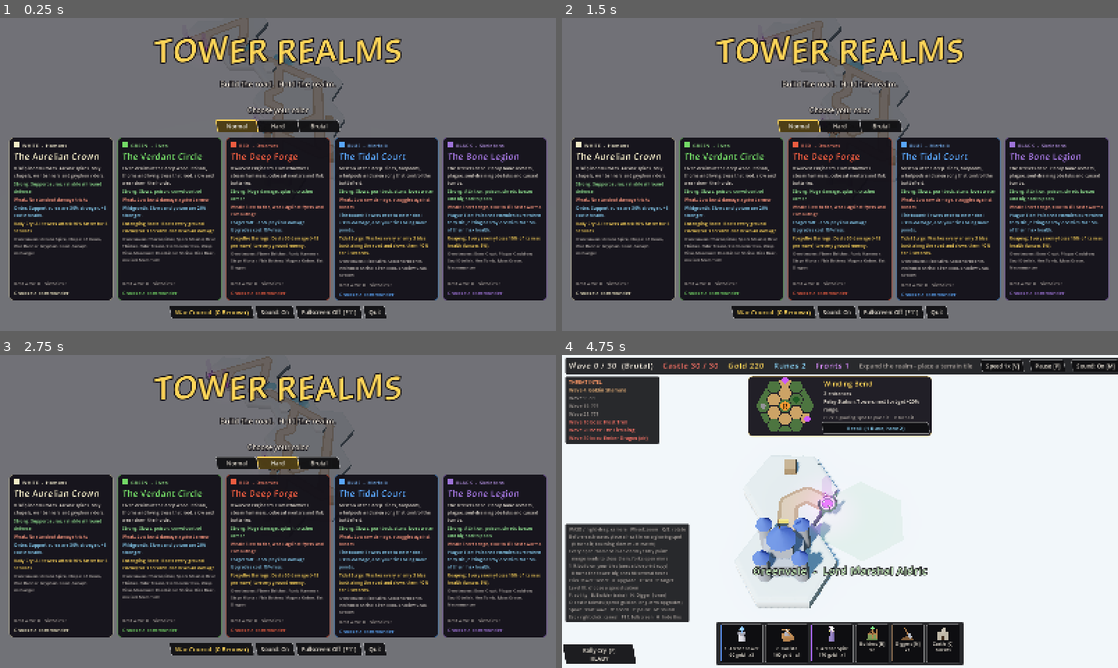
Above: before the commit, frames 1-4 (two rows, left to right).
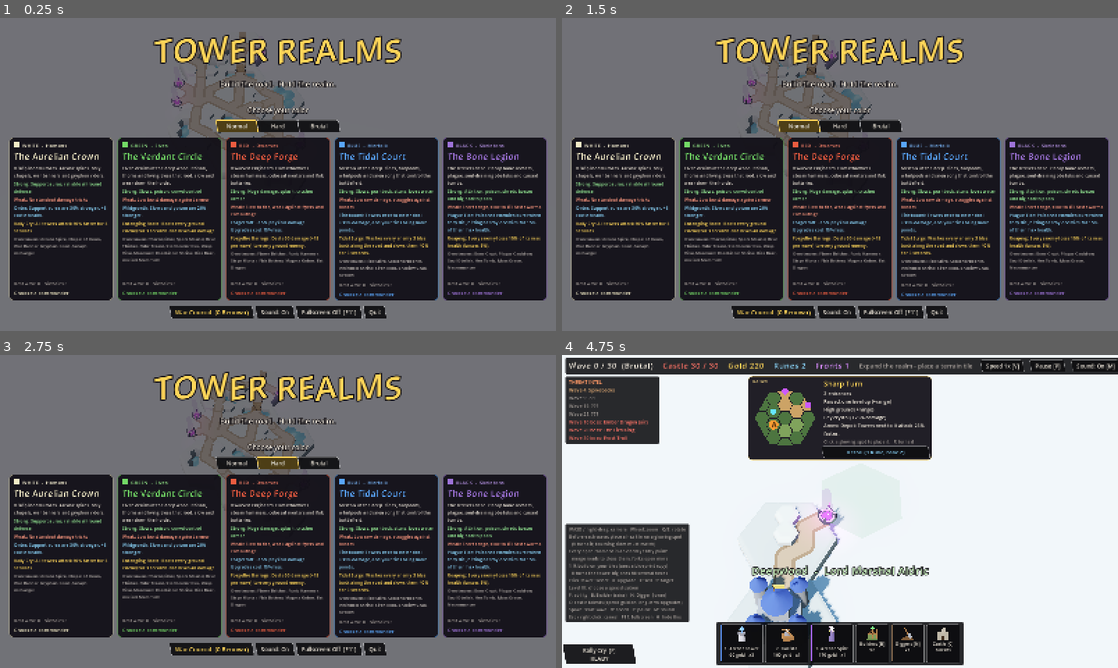
Above: after the commit, the same moments.

Repository: munkeemann/Tower_Defense
Game: Godot game, scene res://scenes/main.tscn
The game is run twice, just before and just after one commit, with the same random seed, the same clock (stepped at 60 frames per second) and the same inputs.
Inputs (mouse positions are in pixels of both pictures, inside the frame that each line leads up to):
- Up to frame 1 (0.25 s): no input
- Up to frame 2 (1.5 s): click "Normal" at 0.5 s; click "Normal" at 1.25 s
- Up to frame 3 (2.75 s): click "Hard" at 2 s
- Up to frame 4 (4.75 s): click "Brutal" at 2.75 s; click (623, 555) at 3.52 s; click (701, 524) at 4.27 s

The runs differ from the first frame. In frame 1, 2.7% of the frame differs, in the area x 30-62%, y 0-47%; in frame 2, 2.5%; in frame 3, 2.5%; in frame 4, 11%, in the area x 4-67%, y 7-100%.

Commit message:
Map: clean beach ring, 3 levels of height, bridges only on straight roads
- The shore is one even ring of beach hexes in the palette's lightest sand
  (UVs pinned to the pack's sand) instead of best-fit coast tiles, which
  didn't line up hex to hex and looked ragged.
- Seams only match the shared half hexes; a tile keeps its own height
  everywhere else (the whole edge ring used to copy its neighbors, which
  on 3-per-edge tiles was most of the tile). Tiles rise or dip more often
  and raised patches are common again, across 3 levels (0-2).
- Ponds only cross a road where it runs straight, so every crossing is one
  whole bridge.
- tools/snap.gd honors material UV scale/offset.

Co-Authored-By: Claude Opus 5.5 <noreply@anthropic.com>

Diff:
--- a/scripts/board.gd
+++ b/scripts/board.gd
@@ -58,7 +58,8 @@
 const KK_SHORE := ["hills_A_trees", "hills_B_trees", "hills_C_trees", "hills_A", "hills_B_trees", "mountain_A_grass",
 	"mountain_B_grass_trees", "mountain_C_grass_trees"]
 const KK_SHORE_CHANCE := 0.18
-const KK_SEA_Y := -LEVEL_H      # the sea ring sits a level below your tiles, so the island stands on cliffs
+const KK_SEA_Y := -LEVEL_H      # the sea sits a level below your tiles, so the island stands on cliffs
+const KK_BEACH_Y := KK_SEA_Y + 0.3   # a ring of beach hexes just above the water, all around the island
 const KK_WATER_DECOR := ["waterlily_A", "waterlily_B", "waterplant_A", "waterplant_B", "waterplant_C"]
 ## Small things on open grass hexes of your tiles (a grassy knoll with dirt sides, stones, a lone pine), like the
 ## details on the pack's samples. They're cleared when a tower goes on the hex.
@@ -1090,12 +1091,12 @@
 			roads[c] = true
 	# a tile can sit a level above or below the road it joins
 	var rise := 0
-	# (rarely: flat runs of tiles leave room for the bigger towers, and read like the KayKit samples)
-	var up: float = 0.2 if biome_id == "highlands" else 0.1
+	# (often: the map climbs and dips across 3 levels, like the terraces of the KayKit samples)
+	var up: float = 0.42 if biome_id == "highlands" else 0.3
 	var rr := r.randf()
 	if rr < up:
 		rise = 1
-	elif rr < up + 0.07:
+	elif rr < up + 0.2:
 		rise = -1
 	return {"entrances": sides, "paths": paths, "features": _gen_features(roads, r), "rise": rise}
 
@@ -1211,7 +1212,7 @@
 		var seeds: Array = []
 		for c in (roads.keys() if bridge else free):
 			var cc: Vector2i = c
-			if Hex.length(cc) <= Hex.HALF - 1 and not Hex.BAND.has(cc):
+			if Hex.length(cc) <= Hex.HALF - 1 and not Hex.BAND.has(cc) and (not bridge or _straight_road(cc, roads)):
 				seeds.append(cc)
 		if not seeds.is_empty():
 			var start: Vector2i = seeds[r.randi() % seeds.size()]
@@ -1224,14 +1225,14 @@
 				var n: Vector2i = from + E[r.randi() % 6]
 				if n in pond or Hex.length(n) > Hex.HALF or Hex.BAND.has(n):
 					continue
-				if roads.has(n) and not bridge:
+				if roads.has(n) and (not bridge or not _straight_road(n, roads)):
 					continue
 				pond.append(n)
 			for c in pond:
 				taken[c] = true
 				feats.append({"cell": c, "type": "pond"})
 	var interior := func(c: Vector2i) -> bool: return Hex.length(c) <= Hex.HALF - 1 and not roads.has(c) and not taken.has(c)
-	if r.randf() < 0.2:
+	if r.randf() < 0.45:
 		for c in free:
 			if interior.call(c):
 				taken[c] = true
@@ -1256,6 +1257,15 @@
 		var kinds: Array = GameData.NEUTRALS.keys()
 		put.call("neutral", kinds[r.randi() % kinds.size()], true)
 	return feats
+
+
+## A road cell the road runs straight through (exactly two road neighbors, on opposite sides): where a bridge fits.
+func _straight_road(c: Vector2i, roads: Dictionary) -> bool:
+	var sides: Array = []
+	for i in 6:
+		if roads.has(c + E[i]):
+			sides.append(i)
+	return sides.size() == 2 and (int(sides[1]) - int(sides[0])) == 3
 
 
 ## A card turned by k steps of 60 degrees.
@@ -1368,15 +1378,7 @@
 				terrain[g] = T.WATER
 				fresh.append(g)
 				continue
-		var h := level
-		if Hex.BAND.has(off):
-			for side in Hex.BAND[off]:
-				if placed.has(t + E[side]):
-					var m: Vector2i = g + E[side]
-					if height.has(m) and not road.has(g):
-						h = height[m]
-						break
-		height[g] = h
+		height[g] = level   # (the shared half cells on a seam keep the first tile's height: see above)
 		terrain[g] = T.GRASS
 		fresh.append(g)
 	# features on the tile's own fresh cells
@@ -1386,7 +1388,7 @@
 		var f: Dictionary = feats[g]
 		match String(f["type"]):
 			"plateau":
-				height[g] = mini(level + 1, MAX_LEVEL)
+				height[g] = mini(level + 1, MAX_LEVEL - 1)
 			"tree":
 				terrain[g] = T.TREE
 			"rock":
@@ -2058,19 +2060,20 @@
 	_kk_sea(seen, lists)
 	for tile in lists:
 		var xs: Array = lists[tile]
+		var model := String(tile).get_slice("@", 0)   # "model@sand": that model in the palette's sand color
 		if not _kk_mm.has(tile):
 			var mmi := MultiMeshInstance3D.new()
 			var mm := MultiMesh.new()
 			mm.transform_format = MultiMesh.TRANSFORM_3D
 			mm.use_colors = true
-			mm.mesh = KayKit.hex_mesh(tile)[0]
+			mm.mesh = KayKit.hex_mesh(model)[0]
 			mmi.multimesh = mm
-			mmi.material_override = _kk_material()
+			mmi.material_override = _kk_sand_material() if String(tile).ends_with("@sand") else _kk_material()
 			add_child(mmi)
 			_kk_mm[tile] = mmi
 		var mm2: MultiMesh = (_kk_mm[tile] as MultiMeshInstance3D).multimesh
 		mm2.instance_count = xs.size()
-		var inner: Transform3D = KayKit.hex_mesh(tile)[1]
+		var inner: Transform3D = KayKit.hex_mesh(model)[1]
 		var vary: bool = String(tile).begins_with("hex_grass") or String(tile).begins_with("hex_coast")
 		for i in xs.size():
 			var xf: Transform3D = xs[i]
@@ -2135,8 +2138,9 @@
 	_kk_add_yaw(lists, tile, pos, KK_BASE_YAW + 60.0 * k)
 
 
-## The sea around the island: a ring of beaches and coast tiles turned so their grass meets the land, the odd hill or
-## mountain on the shore, and open water one hex further out (with lilies here and there). Redrawn as the island grows.
+## The sea around the island: a clean ring of beach hexes in the palette's sand color (the pack's coast tiles don't
+## line up hex to hex, so their mix looked ragged), the odd hill or mountain on the shore, and open water one hex
+## further out (with lilies here and there). Redrawn as the island grows.
 func _kk_sea(island: Dictionary, lists: Dictionary) -> void:
 	var shore := {}
 	for g in island:
@@ -2157,16 +2161,12 @@
 		for d in E:
 			if not island.has(n + d) and not shore.has(n + d):
 				sea[n + d] = true
+		var b := Hex.to_world(n) + Vector3(0, KK_BEACH_Y, 0)
 		if hills.has(n):
-			_kk_add(lists, "hex_grass", p, 0)
-			_kk_add(lists, KK_SHORE[int(_kk_hash(n, 2) * KK_SHORE.size()) % KK_SHORE.size()], p, int(_kk_hash(n, 3) * 6.0))
+			_kk_add(lists, "hex_grass", b, 0)
+			_kk_add(lists, KK_SHORE[int(_kk_hash(n, 2) * KK_SHORE.size()) % KK_SHORE.size()], b, int(_kk_hash(n, 3) * 6.0))
 			continue
-		var m := 0
-		for i in 6:
-			if island.has(n + E[i]) or hills.has(n + E[i]):
-				m |= 1 << i
-		var c := _kk_coast(m)
-		_kk_add(lists, c[0], p, c[1])
+		_kk_add(lists, "hex_grass@sand", b, 0)
 	for n in sea:
 		_kk_add(lists, "hex_water", Hex.to_world(n) + Vector3(0, KK_SEA_Y, 0), 0)
 		_kk_water_decor(n, lists, 0.18, KK_SEA_Y)
@@ -2207,6 +2207,40 @@
 
 var _kk_mat: Material = null
 var _kk_mat_biome := "-"
+var _kk_sand: Material = null
+var _kk_sand_biome := "-"
+
+
+## The palette material with every UV pinned to the pack's beach sand (found on a coast tile), so a plain hex
+## comes out sand colored in any palette.
+func _kk_sand_material() -> Material:
+	if _kk_sand_biome == biome_id and _kk_sand:
+		return _kk_sand
+	var m := (_kk_material() as BaseMaterial3D).duplicate() as BaseMaterial3D
+	var uv := Vector2(-1, -1)
+	var mesh: Mesh = KayKit.hex_mesh("hex_coast_A")[0]
+	var base := mesh.surface_get_material(0) as BaseMaterial3D
+	var img := base.albedo_texture.get_image() if base and base.albedo_texture else null
+	if img:
+		if img.is_compressed():
+			img.decompress()
+		var arr := mesh.surface_get_arrays(0)
+		var uvs: PackedVector2Array = arr[Mesh.ARRAY_TEX_UV]
+		var best := 0.0
+		for u in uvs:
+			var c := img.get_pixel(clampi(int(u.x * img.get_width()), 0, img.get_width() - 1), clampi(int(u.y * img.get_height()), 0, img.get_height() - 1))
+			if c.r > 0.8 and c.r > c.g + 0.1 and c.g > c.b + 0.1 and c.r + c.g + c.b > best:   # the lightest beach sand
+				best = c.r + c.g + c.b
+				uv = u
+	if uv.x >= 0.0:
+		m.uv1_scale = Vector3.ZERO
+		m.uv1_offset = Vector3(uv.x, uv.y, 0)
+	else:
+		m.albedo_texture = null
+		m.albedo_color = Color(0.86, 0.69, 0.5)
+	_kk_sand = m
+	_kk_sand_biome = biome_id
+	return m
 
 
 ## The material every KayKit tile and decoration on the map shares: the pack's palette for this biome, a bit matte.
--- a/tools/map_sheet.gd
+++ b/tools/map_sheet.gd
@@ -44,13 +44,13 @@
 	b._kk_sea(seen, lists)
 	var palette := b._kk_material()
 	for tile in lists:
-		var hm: Array = KayKit.hex_mesh(tile)
+		var hm: Array = KayKit.hex_mesh(String(tile).get_slice("@", 0))
 		var vary: bool = String(tile).begins_with("hex_grass") or String(tile).begins_with("hex_coast")
 		for xf in lists[tile]:
 			var mi := MeshInstance3D.new()
 			mi.mesh = hm[0]
-			var mat := palette
-			if vary:
+			var mat: Material = b._kk_sand_material() if String(tile).ends_with("@sand") else palette
+			if vary and not String(tile).ends_with("@sand"):
 				# the per-hex shade the game sets as MultiMesh instance colors
 				var v := 0.94 + 0.1 * b._kk_hash(Hex.from_world((xf as Transform3D).origin), 60 + int((xf as Transform3D).origin.y * 3.0))
 				mat = (palette as BaseMaterial3D).duplicate()
--- a/tools/snap.gd
+++ b/tools/snap.gd
@@ -48,6 +48,8 @@
 			var mat := m.get_active_material(s) as BaseMaterial3D
 			var base := mat.albedo_color if mat else Color(0.8, 0.8, 0.8)
 			var img := _tex_image(mat.albedo_texture) if mat else null
+			var uv_scale := Vector2(mat.uv1_scale.x, mat.uv1_scale.y) if mat else Vector2.ONE
+			var uv_off := Vector2(mat.uv1_offset.x, mat.uv1_offset.y) if mat else Vector2.ZERO
 			var wv := PackedVector3Array()
 			wv.resize(vs.size())
 			var bones = arr[Mesh.ARRAY_BONES]
@@ -71,7 +73,7 @@
 				var i2 := idx[t + 2] if idx.size() > 0 else t + 2
 				var col := base
 				if img and uvs.size() > 0:
-					var uv := (uvs[i0] + uvs[i1] + uvs[i2]) / 3.0
+					var uv := (uvs[i0] + uvs[i1] + uvs[i2]) / 3.0 * uv_scale + uv_off
 					uv = Vector2(fposmod(uv.x, 1.0), fposmod(uv.y, 1.0))
 					col = base * img.get_pixel(clampi(int(uv.x * img.get_width()), 0, img.get_width() - 1), clampi(int(uv.y * img.get_height()), 0, img.get_height() - 1))
 				out.append([wv[i0], wv[i1], wv[i2], col])
Not shown, changed: README.md
